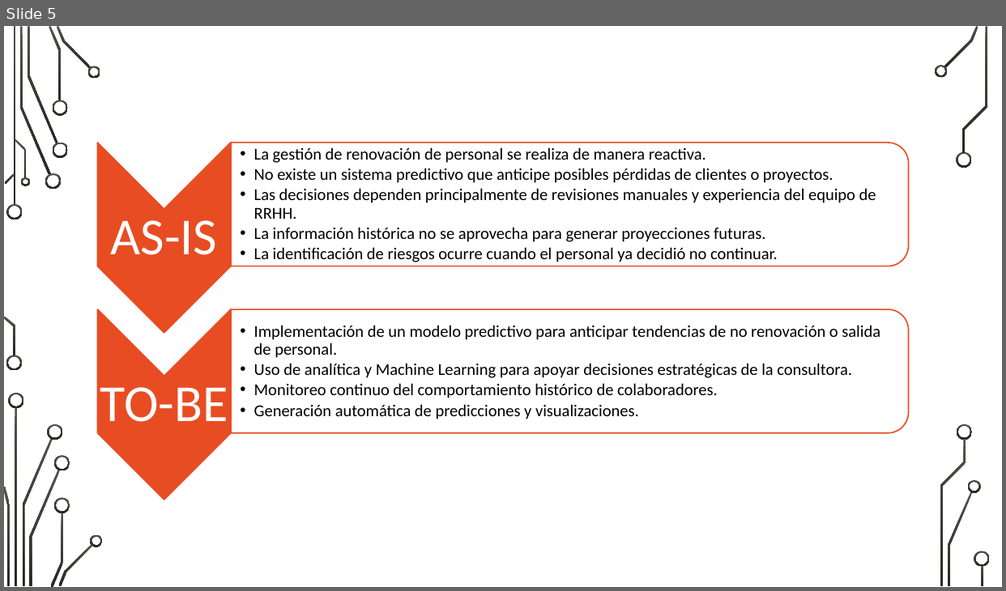
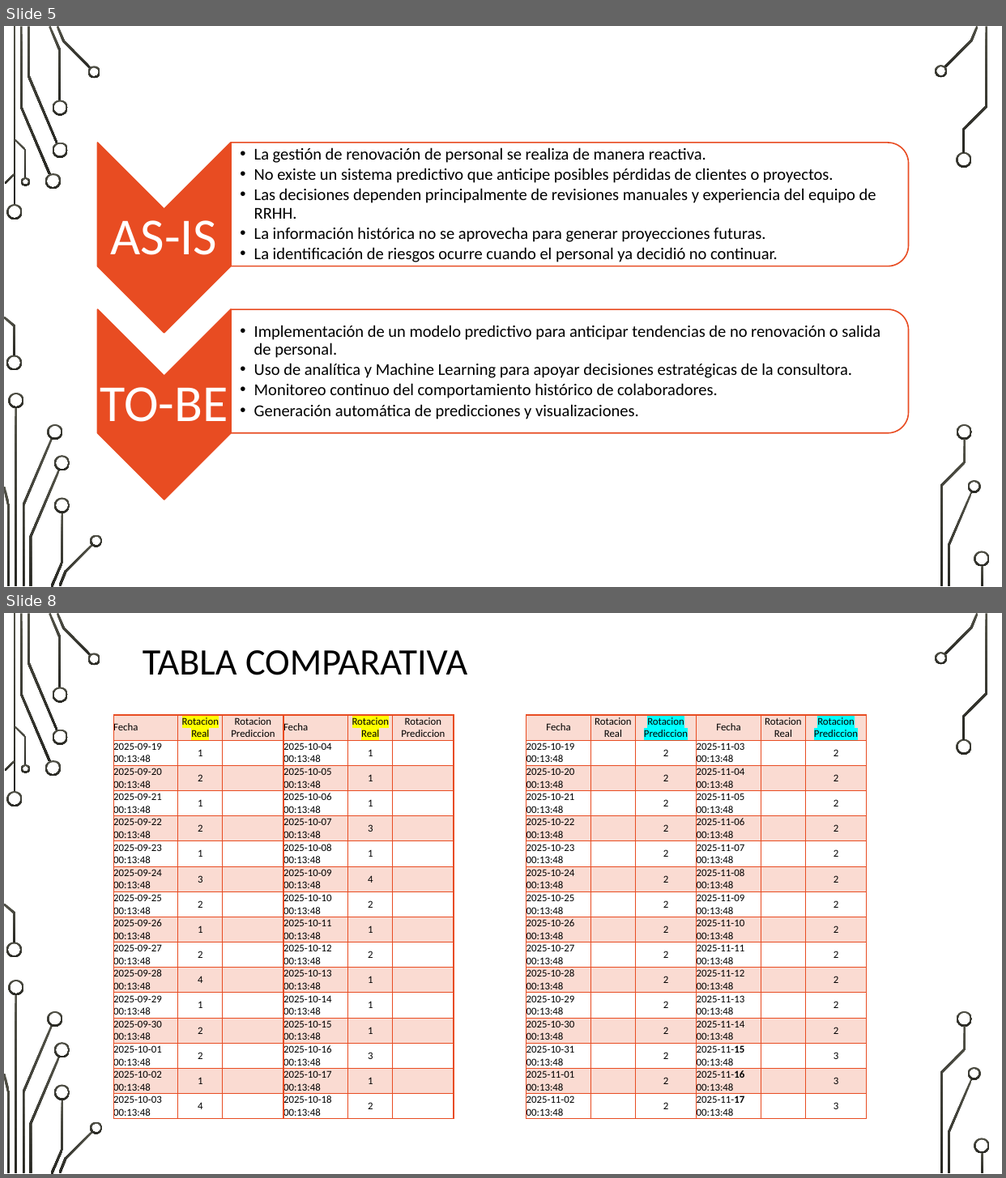
Before and after one commit to dani23gv/ProyectoFinalPython, a slide deck: ProyectoFinalUTEC_DanielGranados_Presentacion.pptx. Shown one above the other, each under a label of ours: slide 5 before the commit, slides 5 and 8 after it; the slides between them are not shown. The pictures are 1006x591 and 1006x1178 pixels, drawn with LibreOffice and Linux fonts; fonts in the diff are those of the drawing; background and template pictures are left out. Boxes give left, top, right and bottom in pixels: in the first picture for what was removed or moved away, otherwise in the second. Text is boxed around its words. In the diff, an @@ line names an element or a change of style, - is before the commit and + after.

```diff
--- a/ProyectoFinalUTEC_DanielGranados_Presentacion.pptx
+++ b/ProyectoFinalUTEC_DanielGranados_Presentacion.pptx
@@ slide 8 added at bbox=[4, 613, 1002, 1174], background picture (left out); not listed: 36 template elements that a slide beside it also shows @@
@@ title added at bbox=[143, 650, 467, 675], 36 pt, text #000000 @@
+TABLA COMPARATIVA
@@ table added at bbox=[113, 715, 452, 1122], 16 rows, 6 columns @@
+Fecha | Rotacion Real | Rotacion Prediccion | Fecha | Rotacion Real | Rotacion Prediccion
+2025-09-19 00:13:48 | 1 |  | 2025-10-04 00:13:48 | 1 | 
+2025-09-20 00:13:48 | 2 |  | 2025-10-05 00:13:48 | 1 | 
+2025-09-21 00:13:48 | 1 |  | 2025-10-06 00:13:48 | 1 | 
+2025-09-22 00:13:48 | 2 |  | 2025-10-07 00:13:48 | 3 | 
+2025-09-23 00:13:48 | 1 |  | 2025-10-08 00:13:48 | 1 | 
+2025-09-24 00:13:48 | 3 |  | 2025-10-09 00:13:48 | 4 | 
+2025-09-25 00:13:48 | 2 |  | 2025-10-10 00:13:48 | 2 | 
+2025-09-26 00:13:48 | 1 |  | 2025-10-11 00:13:48 | 1 | 
+2025-09-27 00:13:48 | 2 |  | 2025-10-12 00:13:48 | 2 | 
+2025-09-28 00:13:48 | 4 |  | 2025-10-13 00:13:48 | 1 | 
+2025-09-29 00:13:48 | 1 |  | 2025-10-14 00:13:48 | 1 | 
+2025-09-30 00:13:48 | 2 |  | 2025-10-15 00:13:48 | 1 | 
+2025-10-01 00:13:48 | 2 |  | 2025-10-16 00:13:48 | 3 | 
+2025-10-02 00:13:48 | 1 |  | 2025-10-17 00:13:48 | 1 | 
+2025-10-03 00:13:48 | 4 |  | 2025-10-18 00:13:48 | 2 | 
@@ table added at bbox=[526, 715, 865, 1122], 16 rows, 6 columns @@
+Fecha | Rotacion Real | Rotacion Prediccion | Fecha | Rotacion Real | Rotacion Prediccion
+2025-10-19 00:13:48 |  | 2 | 2025-11-03 00:13:48 |  | 2
+2025-10-20 00:13:48 |  | 2 | 2025-11-04 00:13:48 |  | 2
+2025-10-21 00:13:48 |  | 2 | 2025-11-05 00:13:48 |  | 2
+2025-10-22 00:13:48 |  | 2 | 2025-11-06 00:13:48 |  | 2
+2025-10-23 00:13:48 |  | 2 | 2025-11-07 00:13:48 |  | 2
+2025-10-24 00:13:48 |  | 2 | 2025-11-08 00:13:48 |  | 2
+2025-10-25 00:13:48 |  | 2 | 2025-11-09 00:13:48 |  | 2
+2025-10-26 00:13:48 |  | 2 | 2025-11-10 00:13:48 |  | 2
+2025-10-27 00:13:48 |  | 2 | 2025-11-11 00:13:48 |  | 2
+2025-10-28 00:13:48 |  | 2 | 2025-11-12 00:13:48 |  | 2
+2025-10-29 00:13:48 |  | 2 | 2025-11-13 00:13:48 |  | 2
+2025-10-30 00:13:48 |  | 2 | 2025-11-14 00:13:48 |  | 2
+2025-10-31 00:13:48 |  | 2 | 2025-11-15 00:13:48 |  | 3
+2025-11-01 00:13:48 |  | 2 | 2025-11-16 00:13:48 |  | 3
+2025-11-02 00:13:48 |  | 2 | 2025-11-17 00:13:48 |  | 3
```
Also in this commit, not shown: 7 slides changed, 1 other slide added, 1 slide removed.
